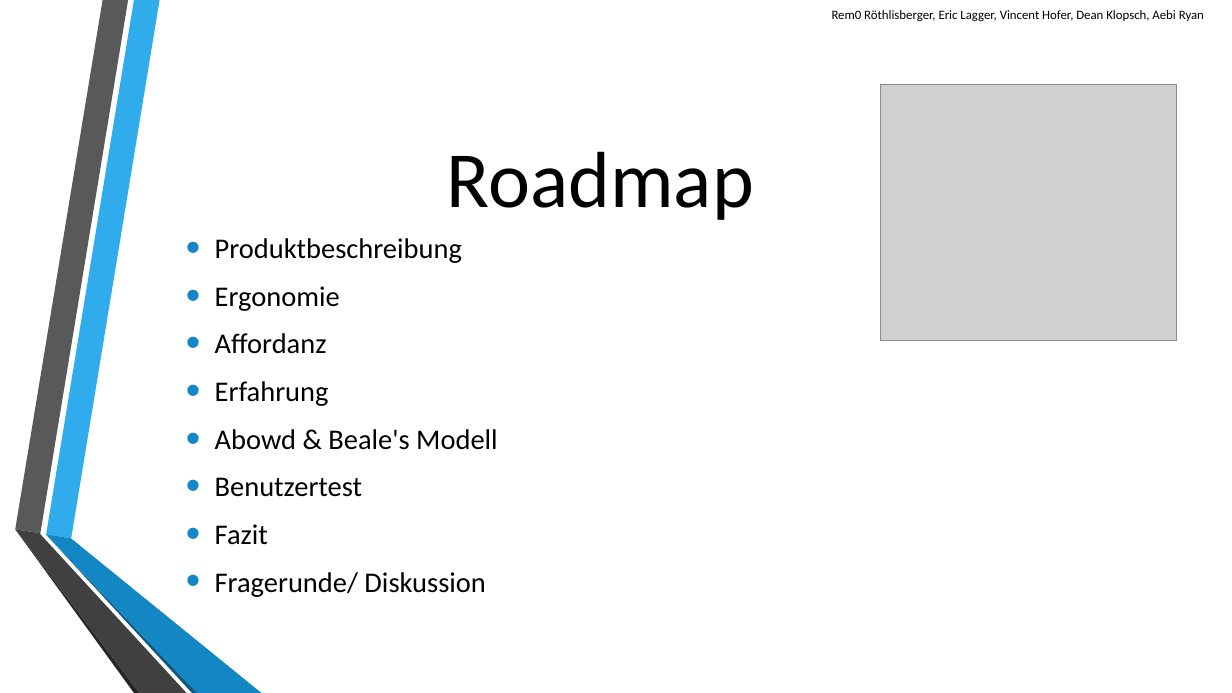
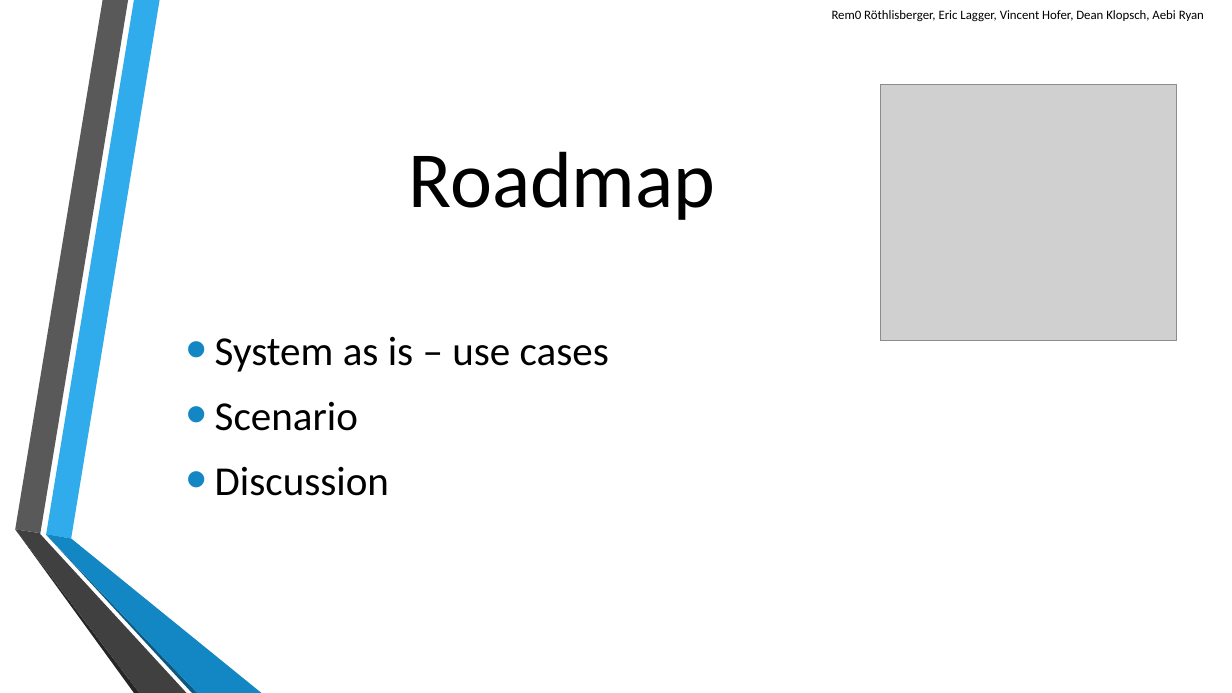
Before and after one commit to scg-unibe-ch/ese2016-team8, a slide deck: slide 2 of baseProject/presentation/Presentation-Team8.pptx. Drawn at 1232x693 pixels with LibreOffice and Linux fonts; fonts in the diff are those of the drawing; grey boxes stand for pictures; background and template pictures are left out. Boxes give left, top, right and bottom in pixels: in the first picture for what was removed or moved away, otherwise in the second. Text is boxed around its words. In the diff, an @@ line names an element or a change of style, - is before the commit and + after.

```diff
--- a/baseProject/presentation/Presentation-Team8.pptx
+++ b/baseProject/presentation/Presentation-Team8.pptx
@@ title "Roadmap": place and size @@
-title "Roadmap" at bbox=[447, 151, 754, 220]
+title "Roadmap" at bbox=[408, 151, 715, 220]
@@ text at bbox=[215, 336, 609, 496]: text changed; size 22.2 to 32 pt @@
-• Produktbeschreibung
-• Ergonomie
-• Affordanz
-• Erfahrung
-• Abowd & Beale's Modell
-• Benutzertest
-• Fazit
-• Fragerunde/ Diskussion
+• System as is – use cases
+• Scenario
+• Discussion
```
Also in this commit, not shown: 6 other slides changed, 1 slide added.
